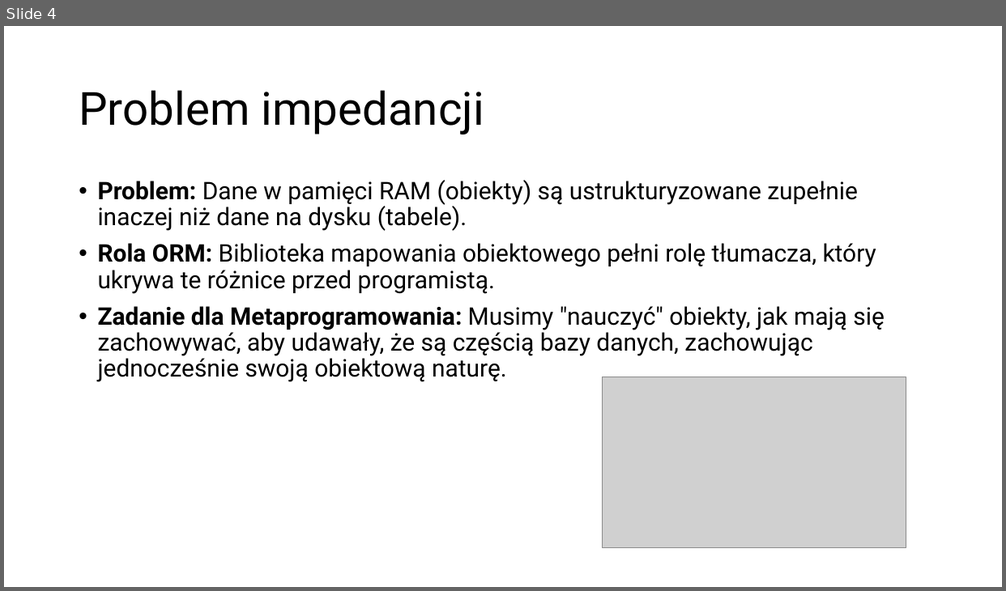
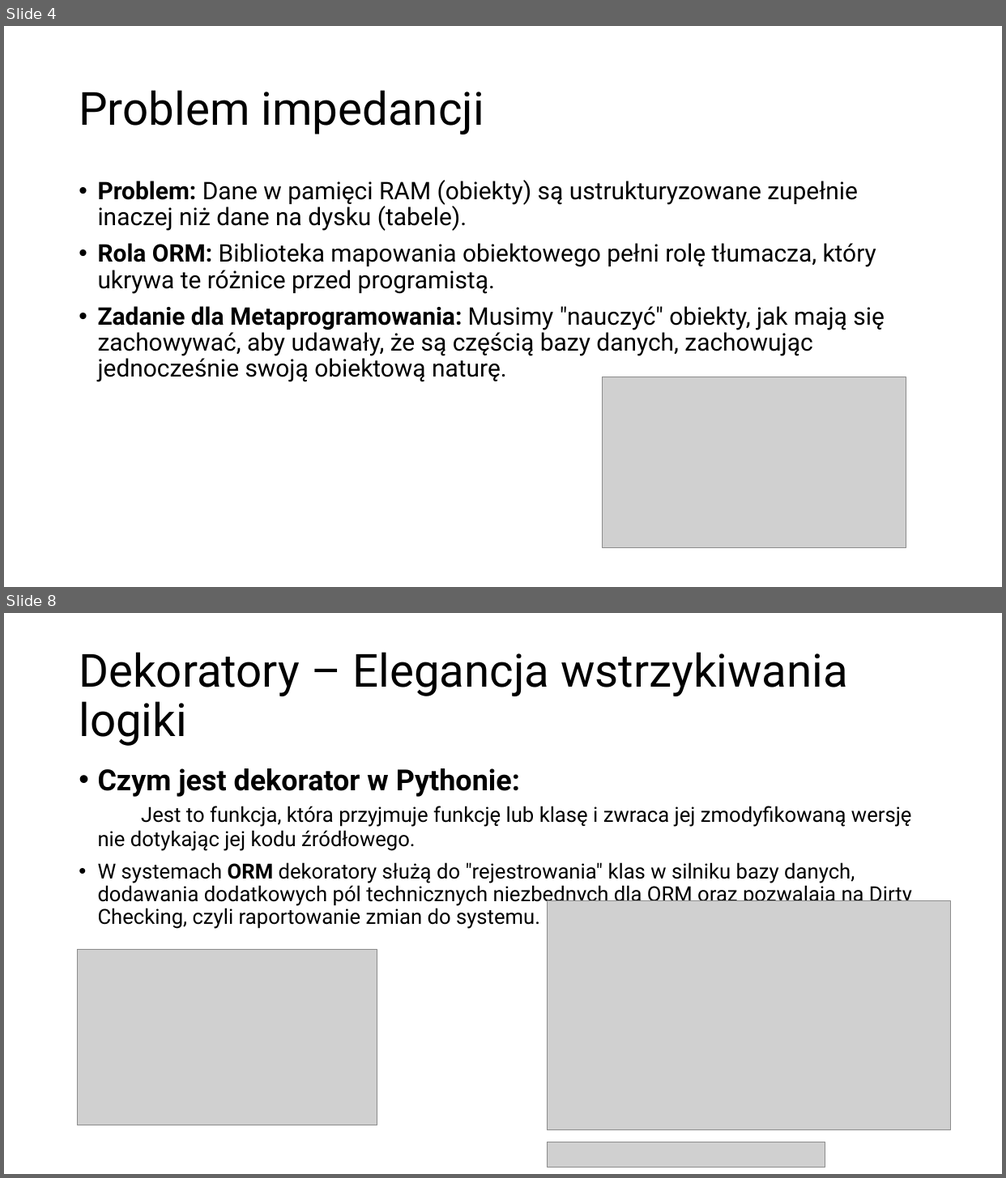
Before and after one commit to KabaKG/JPWP_ORM, a slide deck: ORM.pptx. Shown one above the other, each under a label of ours: slide 4 before the commit, slides 4 and 8 after it; the slides between them are not shown. The pictures are 1006x591 and 1006x1178 pixels, drawn with LibreOffice and Linux fonts; fonts in the diff are those of the drawing; grey boxes stand for pictures. Boxes give left, top, right and bottom in pixels: in the first picture for what was removed or moved away, otherwise in the second. Text is boxed around its words. In the diff, an @@ line names an element or a change of style, - is before the commit and + after.

```diff
--- a/ORM.pptx
+++ b/ORM.pptx
@@ slide 8 added at <box>4,613,1002,1174</box>, background #FFFFFF @@
@@ title added at <box>79,652,848,746</box>, 52.8 pt, text #000000 @@
+Dekoratory – Elegancja wstrzykiwania logiki
@@ text added at <box>98,769,912,929</box>, 24 pt, text #000000 @@
+• Czym jest dekorator w Pythonie: Jest to funkcja, która przyjmuje funkcję lub klasę i zwraca jej zmodyfikowaną wersję nie dotykając jej kodu źródłowego.
+• W systemach ORM dekoratory służą do "rejestrowania" klas w silniku bazy danych, dodawania dodatkowych pól technicznych niezbędnych dla ORM oraz pozwalają na Dirty Checking, czyli raportowanie zmian do systemu.
@@ picture added at <box>547,901,950,1131</box> @@
@@ picture added at <box>77,950,377,1126</box> @@
@@ picture added at <box>547,1142,825,1168</box> @@
```
Also in this commit, not shown: 6 slides changed, 5 other slides added, 2 slides removed, 1 other file.
